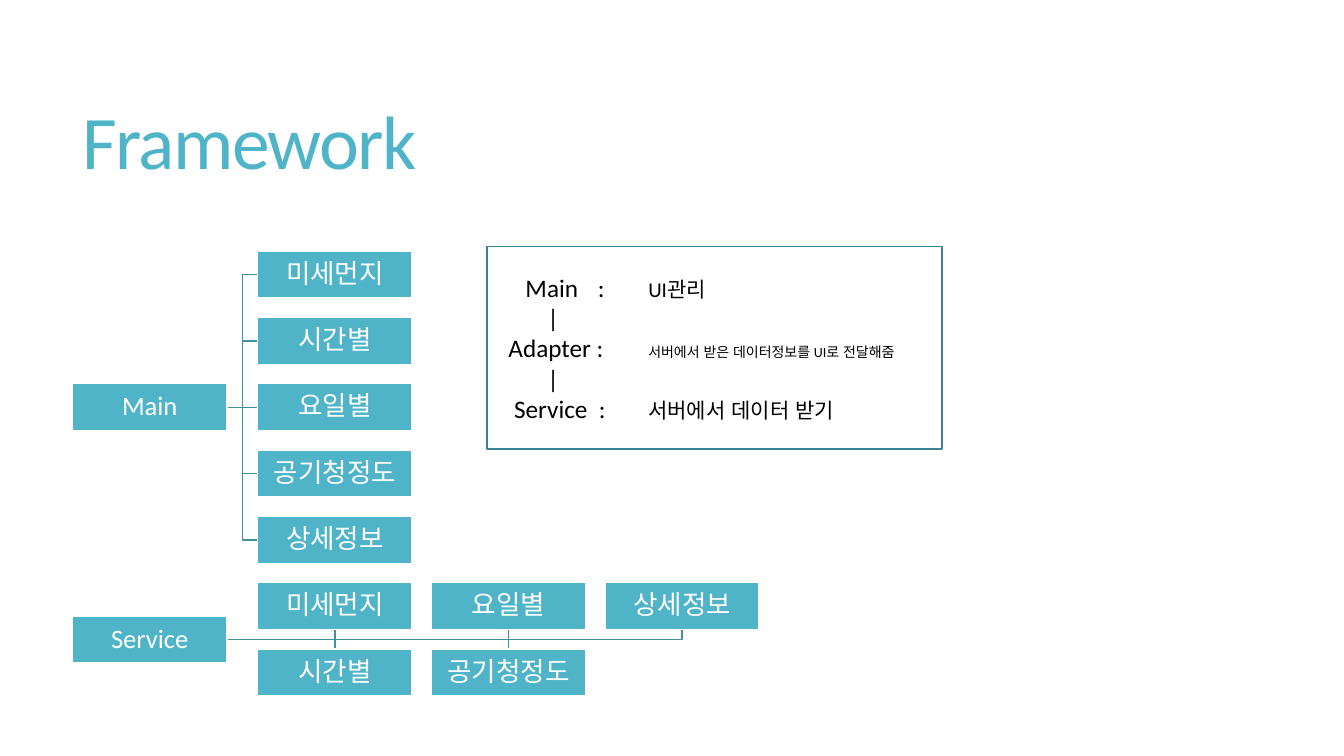
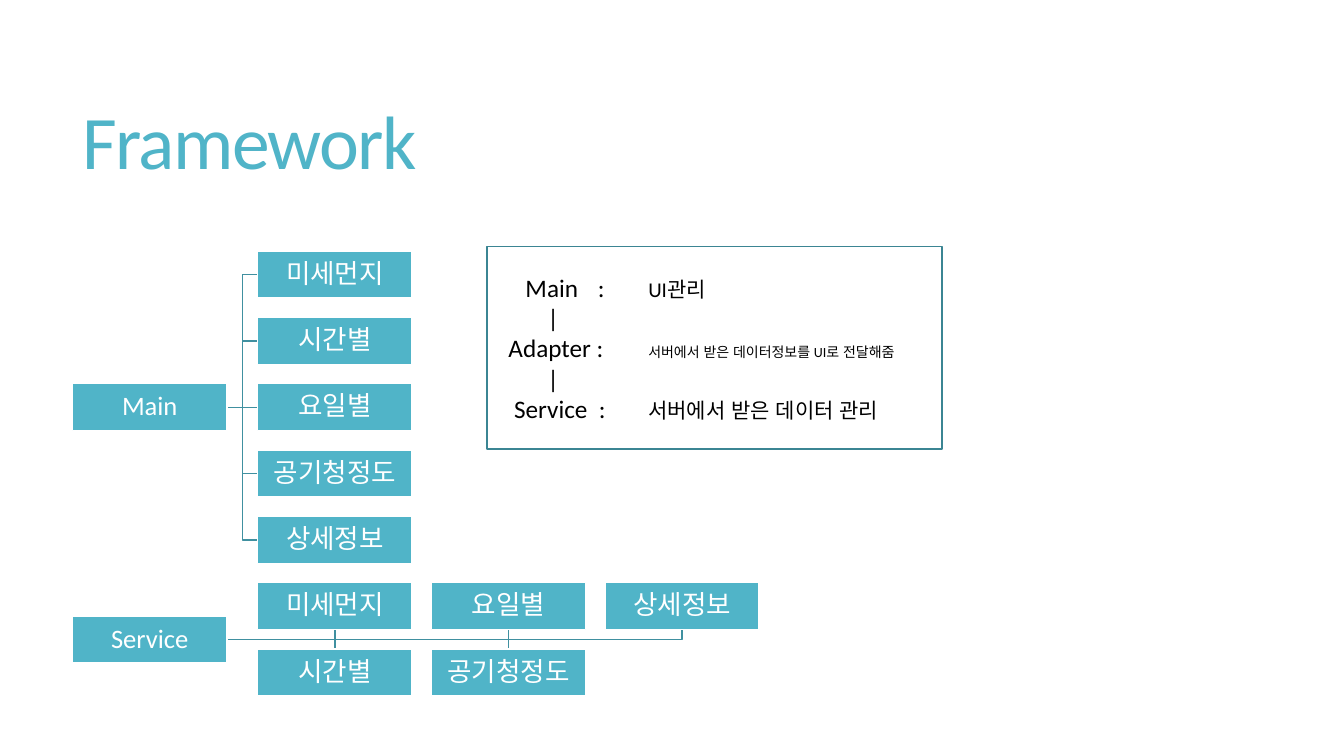
Before and after one commit to 1TAEK/ScriptLanguage-TermProject, a slide deck: slide 8 of 기획/기획개발스언어UI.pptx. Drawn at 1344x756 pixels with LibreOffice and Linux fonts; fonts in the diff are those of the drawing. Boxes give left, top, right and bottom in pixels: in the first picture for what was removed or moved away, otherwise in the second. Text is boxed around its words. In the diff, an @@ line names an element or a change of style, - is before the commit and + after.

```diff
--- a/기획/기획개발스언어UI.pptx
+++ b/기획/기획개발스언어UI.pptx
@@ text in rectangle at (648,400,879,420): text changed @@
-Service : 서버에서 데이터 받기
+Service : 서버에서 받은 데이터 관리
```
Also in this commit, not shown: 1 other slide changed.
